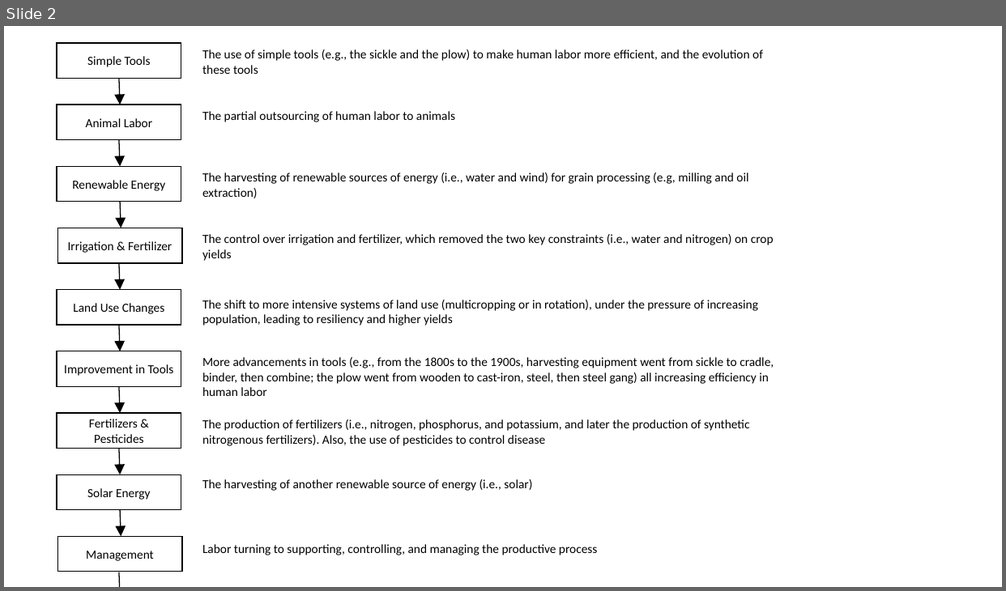
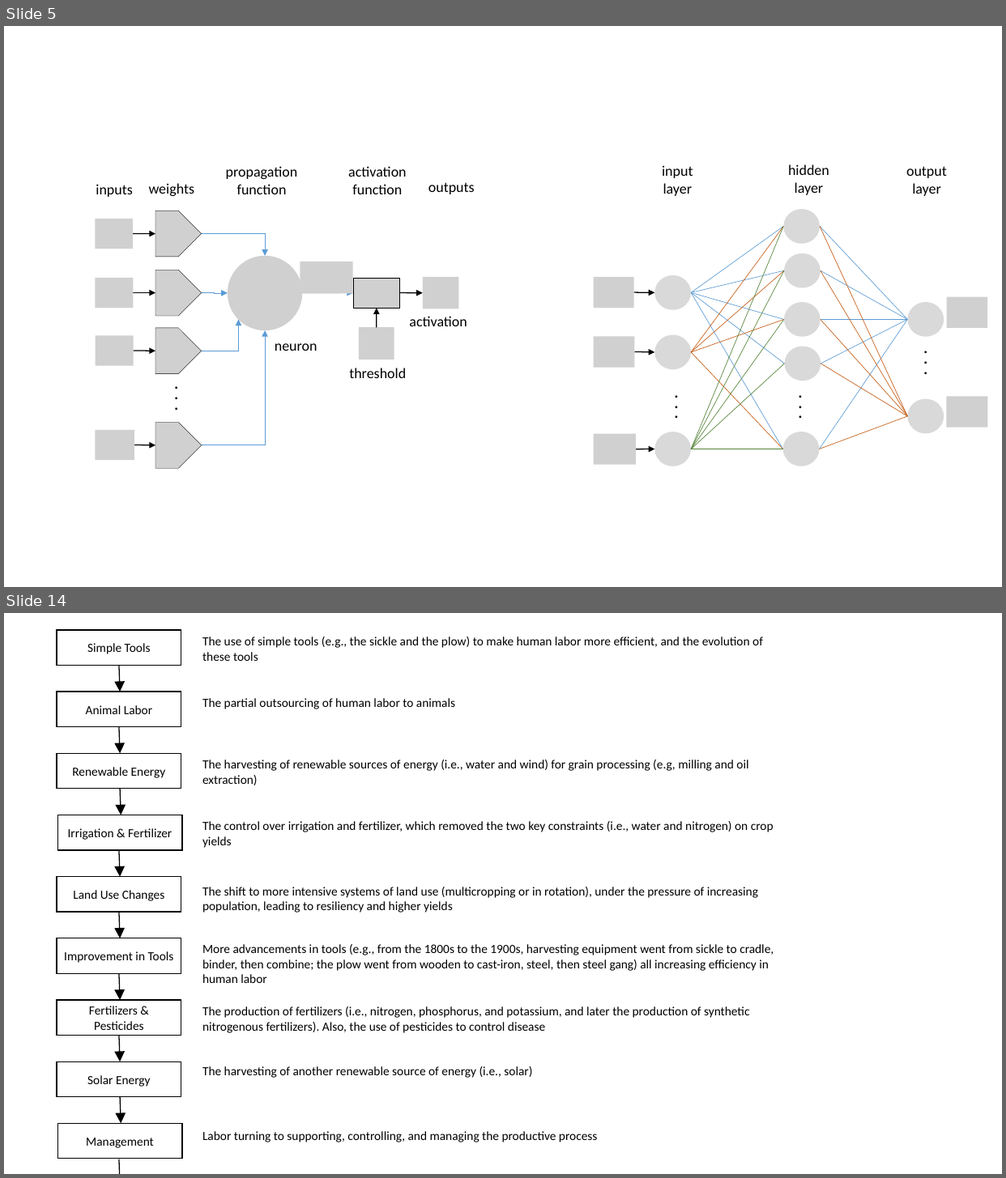
Before and after one commit to elliewhite-usgs/phd-predicting-unguaged-basins, a slide deck: presentation/slides/some graphs.pptx. Shown one above the other, each under a label of ours: slide 2 before the commit, slides 5 and 14 after it; the slides between them are not shown. The pictures are 1006x591 and 1006x1178 pixels, drawn with LibreOffice and Linux fonts; fonts in the diff are those of the drawing; grey boxes stand for pictures. Boxes give left, top, right and bottom in pixels: in the first picture for what was removed or moved away, otherwise in the second. Text is boxed around its words. In the diff, an @@ line names an element or a change of style, - is before the commit and + after.

```diff
--- a/presentation/slides/some graphs.pptx
+++ b/presentation/slides/some graphs.pptx
@@ slide 5 added at [4, 26, 1002, 587], background #FFFFFF @@
@@ group added at [593, 165, 987, 466]: 24 lines, 10 ellipses, 6 texts, 5 pictures, 3 arrows @@
+.
+.
+.
+.
+.
+.
+.
+.
+.
+hidden
+layer
+input
+layer
+output
+layer
@@ group added at [96, 166, 475, 468]: 13 pictures, 9 texts, 7 arrows, 4 elbow arrows @@
+inputs
+weights
+.
+.
+.
+propagation
+function
+threshold
+activation
+activation
+function
+outputs
+neuron
@@ what was slide 2 is now slide 14 @@
```
Also in this commit, not shown: 6 slides changed, 16 other slides added, 4 other files.
